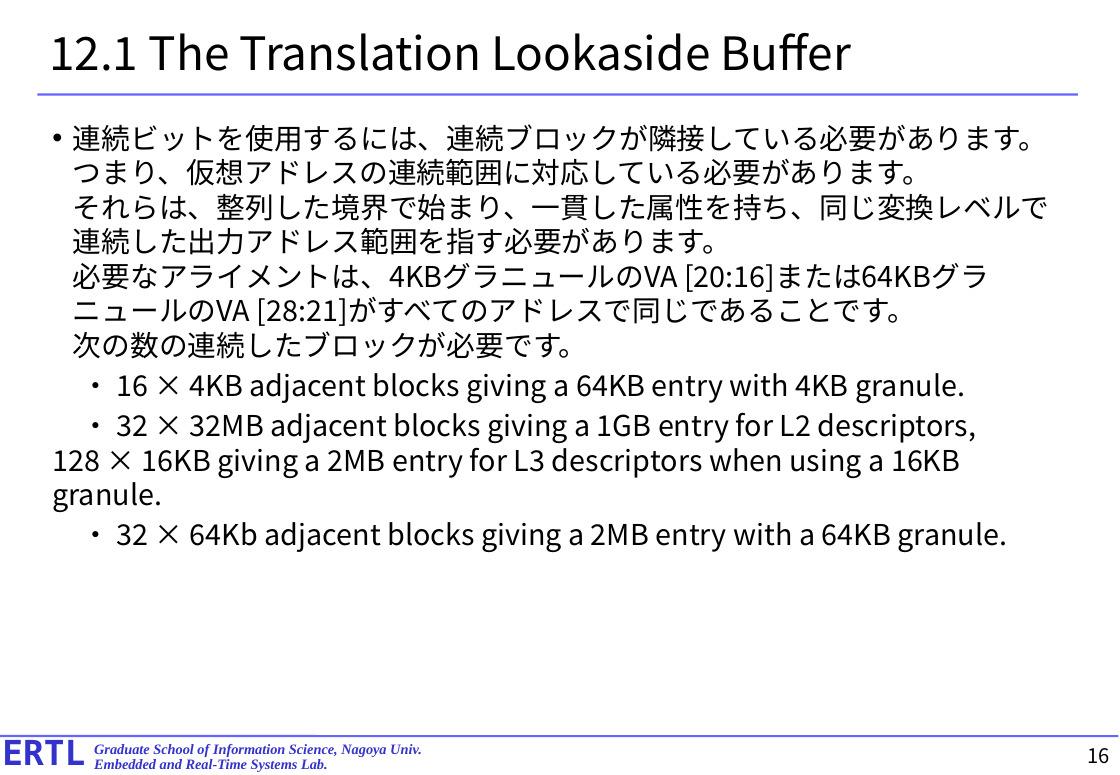
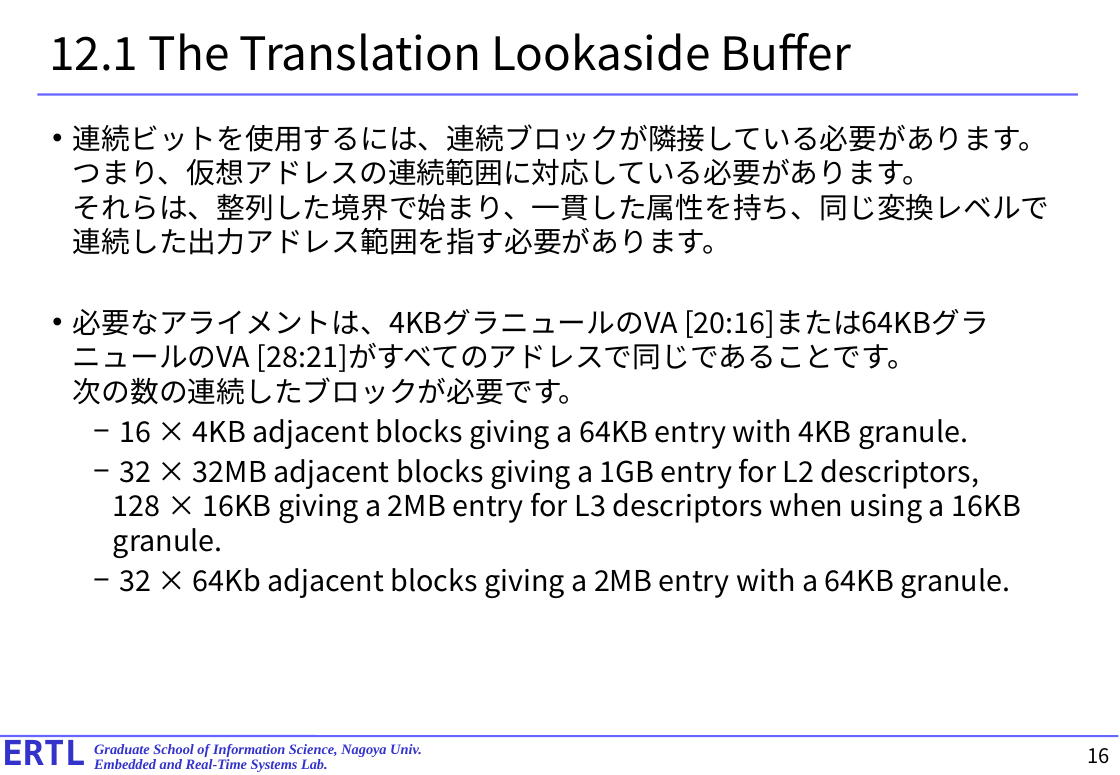
Before and after one commit to exshonda/arm64_basic, a slide deck: slide 16 of text/10.chapter12.pptx. Drawn at 1120x775 pixels with LibreOffice and Linux fonts; fonts in the diff are those of the drawing. Boxes give left, top, right and bottom in pixels: in the first picture for what was removed or moved away, otherwise in the second. Text is boxed around its words. In the diff, an @@ line names an element or a change of style, - is before the commit and + after.

Commit message:
update

```diff
--- a/text/10.chapter12.pptx
+++ b/text/10.chapter12.pptx
@@ text at (73, 124, 1050, 598): text changed @@
-• 連続ビットを使用するには、連続ブロックが隣接している必要があります。つまり、仮想アドレスの連続範囲に対応している必要があります。
-  それらは、整列した境界で始まり、一貫した属性を持ち、同じ変換レベルで連続した出力アドレス範囲を指す必要があります。
-  必要なアライメントは、4KBグラニュールのVA [20:16]または64KBグラニュールのVA [28:21]がすべてのアドレスで同じであることです。
-  次の数の連続したブロックが必要です。
-・ 16 × 4KB adjacent blocks giving a 64KB entry with 4KB granule.
-・ 32 × 32MB adjacent blocks giving a 1GB entry for L2 descriptors, 128 × 16KB giving a 2MB entry for L3 descriptors when using a 16KB granule.
-・ 32 × 64Kb adjacent blocks giving a 2MB entry with a 64KB granule.
+• 連続ビットを使用するには、連続ブロックが隣接している必要があります。つまり、仮想アドレスの連続範囲に対応している必要があります。
+  それらは、整列した境界で始まり、一貫した属性を持ち、同じ変換レベルで連続した出力アドレス範囲を指す必要があります。
+• 必要なアライメントは、4KBグラニュールのVA [20:16]または64KBグラニュールのVA [28:21]がすべてのアドレスで同じであることです。
+  次の数の連続したブロックが必要です。
+  − 16 × 4KB adjacent blocks giving a 64KB entry with 4KB granule.
+  − 32 × 32MB adjacent blocks giving a 1GB entry for L2 descriptors, 128 × 16KB giving a 2MB entry for L3 descriptors when using a 16KB granule.
+  − 32 × 64Kb adjacent blocks giving a 2MB entry with a 64KB granule.
```
Also in this commit, not shown: 31 other slides changed, 1 slide added.
